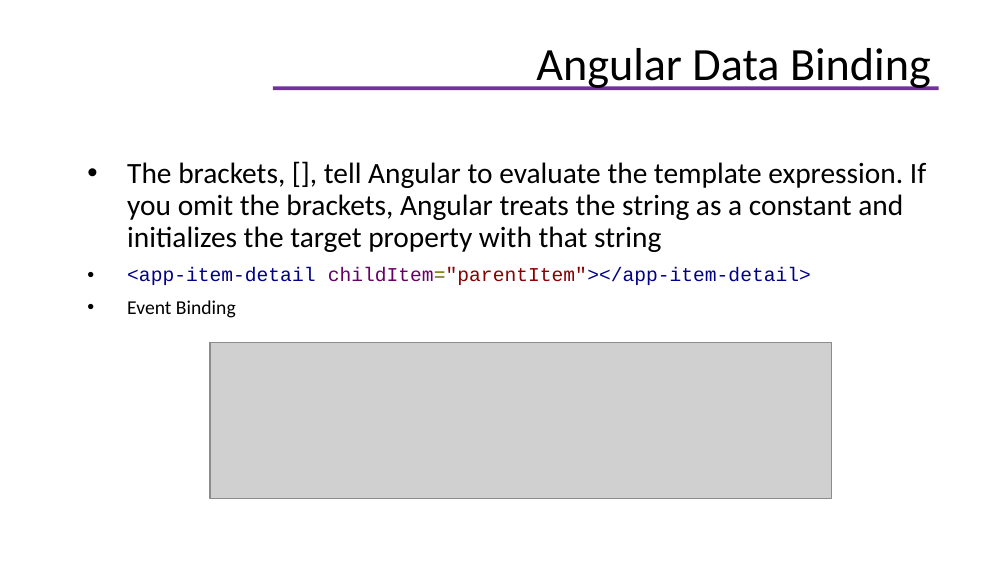
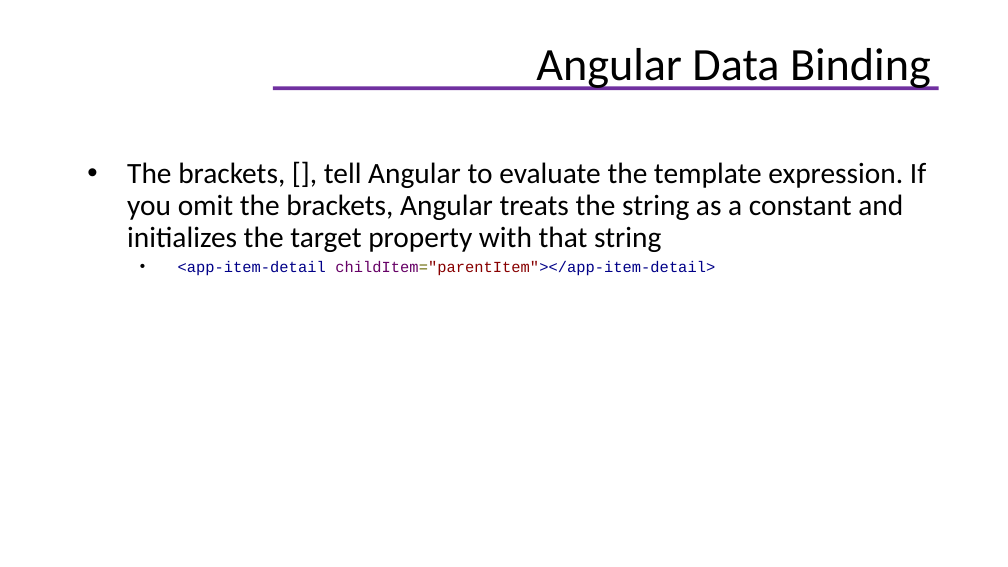
Before and after one commit to helenhash/angular-training, a slide deck: slide 35 of docs/Angular Training.pptx (slide 34 before the commit). Drawn at 1008x567 pixels with LibreOffice and Linux fonts; fonts in the diff are those of the drawing; grey boxes stand for pictures; background and template pictures are left out. Boxes give left, top, right and bottom in pixels: in the first picture for what was removed or moved away, otherwise in the second. Text is boxed around its words. In the diff, an @@ line names an element or a change of style, - is before the commit and + after.

```diff
--- a/docs/Angular Training.pptx
+++ b/docs/Angular Training.pptx
@@ text at [178, 261, 715, 276]: size 14 to 11 pt in "<app-item-detail childItem="parentItem"></app-item-detail>"; list level 1 to 2 in "<app-item-detail childItem="parentItem"></app-item-detail>" @@
@@ text at [127, 300, 236, 318]: paragraph removed @@
-• Event Binding
@@ picture removed at [210, 343, 832, 499] @@
```
Also in this commit, not shown: 3 other slides changed, 6 slides added, 1 slide removed, 19 other files.
